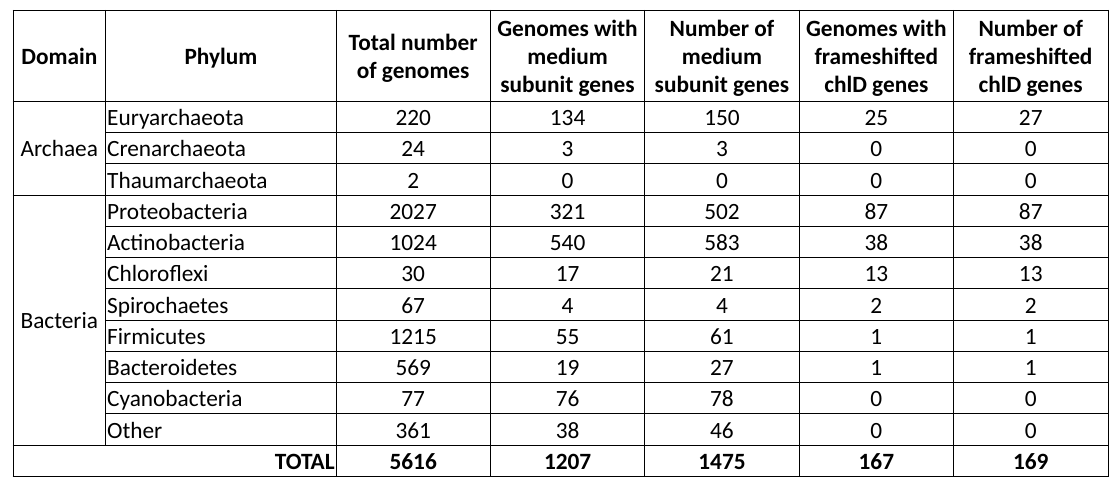
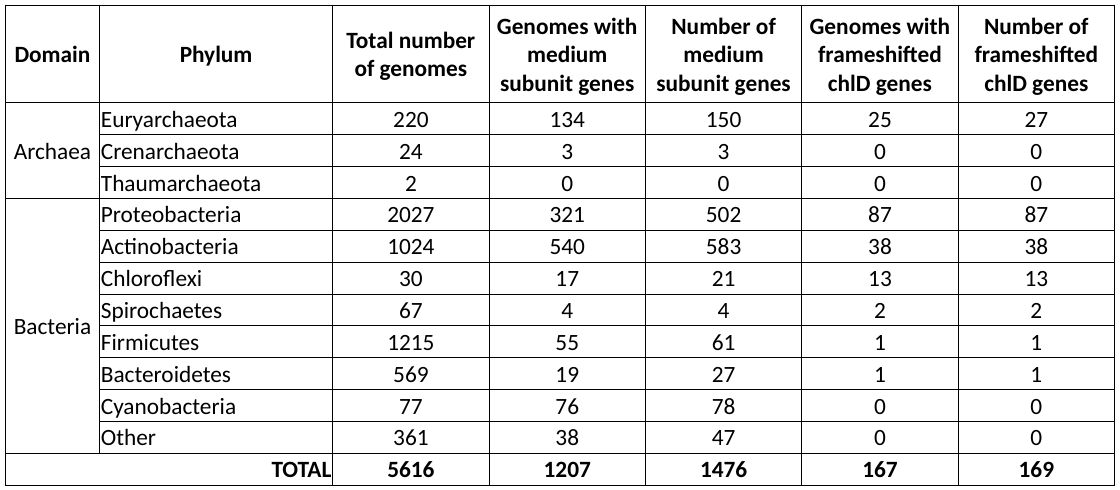
Before and after one commit to vanya-antonov/article-chelatase, a slide deck: slide 1 of images/statistics_table.pptx. Drawn at 1120x490 pixels with LibreOffice and Linux fonts; fonts in the diff are those of the drawing. Boxes give left, top, right and bottom in pixels: in the first picture for what was removed or moved away, otherwise in the second. Text is boxed around its words. In the diff, an @@ line names an element or a change of style, - is before the commit and + after.

```diff
--- a/images/statistics_table.pptx
+++ b/images/statistics_table.pptx
@@ table at box(6, 6, 1117, 486) @@
-row 12, column 5: 46
+row 12, column 5: 47
-row 13, column 5: 1475
+row 13, column 5: 1476
@@ table: place and size @@
-table at box(13, 10, 1105, 476)
+table at box(6, 6, 1117, 486)
```
Also in this commit, not shown: 13 other files.
